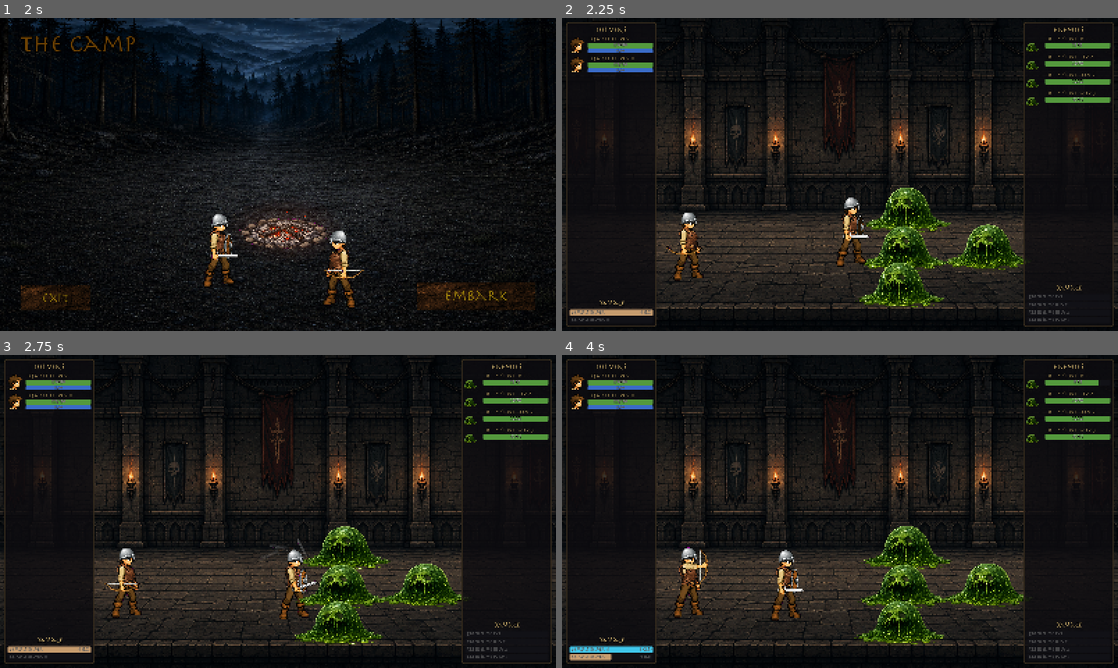
Above: before the commit, frames 1-4 (two rows, left to right).
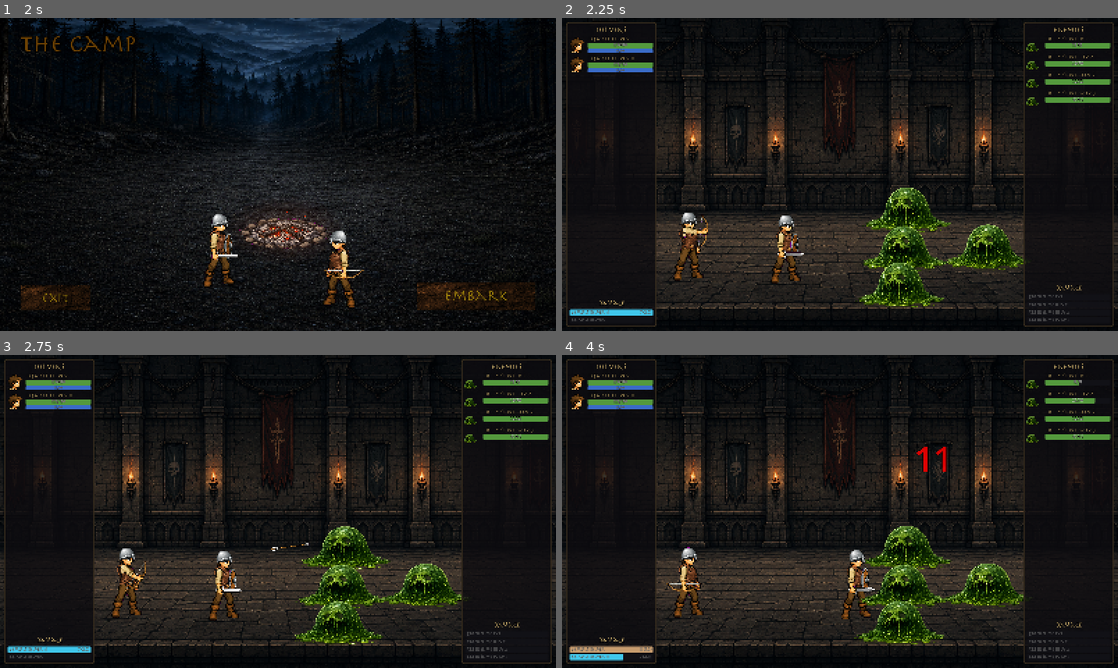
Above: after the commit, the same moments.

Repository: nexzitar/delvers
Game: Godot game, scene res://scenes/menus/menu.tscn
Same seed, same stepped clock (60 frames per second), same inputs: the game is played once before the commit and once after it. Sound files missing from this copy of the repository are replaced by a short silence.
Inputs (mouse positions are in pixels of both pictures, inside the frame that each line leads up to):
- Up to frame 1 (2 s): click "Enter" at 0.5 s; tap Enter at 1.25 s; move the mouse to (400, 158) at 1.27 s; click (400, 158) at 1.42 s
- Up to frame 2 (2.25 s): click "Embark" at 2 s
- Up to frame 3 (2.75 s): no input
- Up to frame 4 (4 s): drag from (728, 527) to (812, 574) at 2.77 s; move the mouse to (895, 442) at 3.52 s; click (895, 442) at 3.67 s

Frame 1 is identical in both runs. In frame 2, 1.8% of the frame differs, in the area x 1-56%, y 57-97%; in frame 3, 1.9%; in frame 4, 2.4%, in the area x 1-99%, y 8-98%.

Commit message:
Gate attacks on range and line of sight.
Weapons gain a reach (pixels; defaults derived from weapon type — bow
320, two-hander 56, one-hander 48) that feeds the entity's weapon_reach
at setup. Skills gain requires_stationary / aoe_radius /
telegraph_duration flags, and Slash / Arrow Shot ranges are retuned to
pixels. Attack validity is distance <= max(skill range, weapon reach),
with projectiles additionally requiring grid line of sight, so archers
stop and fire from range and never shoot through walls. Movement also
re-paths when a consumed path left the unit out of range, and caches
failed searches until the goal tile changes.

Co-Authored-By: Claude Fable 5 <noreply@anthropic.com>

Diff:
--- /dev/null
+++ b/capture/test_range_los.gd
@@ -0,0 +1,51 @@
+extends Node
+
+## Ranged attacks respect line of sight and fire from range: an archer
+## can't shoot through a wall, and in the open it looses arrows long
+## before reaching melee.
+
+func _ready():
+	var bow = load("res://resources/gear/starter_bow.tres")
+	var arrow_shot = load("res://resources/skills/arrow_shot.tres")
+
+	var archer_t = load("res://resources/heroes/default_delver.tres").duplicate(true)
+	archer_t.equipped = {Equip.Position.MAIN_HAND: bow}
+	var skills_arr: Array[SkillDefinition] = [arrow_shot]
+	archer_t.starting_skills = skills_arr
+
+	var slime_t = load("res://resources/enemies/green_slime.tres")
+
+	# A full wall splits the arena: in bow range, but no LoS and no path.
+	var walled = load("res://resources/arenas/open_arena.tres").duplicate()
+	var wall: Array[Vector2i] = []
+	for y in 20:
+		wall.append(Vector2i(15, y))
+	walled.blocked_tiles = wall
+
+	var combat = CombatState.new()
+	combat.setup_combat([archer_t], [slime_t], walled)
+	combat.heroes[0].position = combat.grid.tile_to_world(Vector2i(13, 10))
+	combat.enemies[0].position = combat.grid.tile_to_world(Vector2i(17, 10))
+	assert(combat.heroes[0].weapon_reach > 300.0, "bow reach applied")
+	for i in 100:
+		combat.update(0.1)
+	var hits = combat.combat_log.events.filter(
+		func(e): return e.type == CombatEvent.EventType.DAMAGE
+	)
+	assert(hits.is_empty(), "no shooting through walls")
+
+	# Open field: first blood is an arrow loosed from range, not melee.
+	var combat2 = CombatState.new()
+	combat2.setup_combat([archer_t], [slime_t])
+	var steps := 0
+	while combat2.combat_log.events.all(
+		func(e): return e.type != CombatEvent.EventType.DAMAGE
+	):
+		combat2.update(0.1)
+		steps += 1
+		assert(steps < 600, "combat progresses")
+	var dist = combat2.heroes[0].position.distance_to(combat2.enemies[0].position)
+	assert(dist > 100.0, "fired from range, not melee")
+
+	print("PASS range los")
+	get_tree().quit()
--- /dev/null
+++ b/capture/test_range_los.tscn
@@ -0,0 +1,6 @@
+[gd_scene load_steps=2 format=3]
+
+[ext_resource type="Script" path="res://capture/test_range_los.gd" id="1"]
+
+[node name="TestRangeLos" type="Node"]
+script = ExtResource("1")
--- a/resources/skills/arrow_shot.tres
+++ b/resources/skills/arrow_shot.tres
@@ -12,6 +12,6 @@
 icon = ExtResource("3_icon")
 delivery_type = 1
 projectile_scene = ExtResource("2_arrow")
-range = 8.0
+range = 320.0
 base_min_damage = 1
 base_max_damage = 7
--- a/resources/skills/auto_attack.tres
+++ b/resources/skills/auto_attack.tres
@@ -9,4 +9,5 @@
 skill_id = "auto_attack"
 skill_name = "Slash"
 icon = ExtResource("2_icon")
+range = 48.0
 base_max_damage = 9
--- a/scripts/combat/combat_state.gd
+++ b/scripts/combat/combat_state.gd
@@ -62,9 +62,22 @@
 			best_id = other.entity_id
 	return best_id
 
-## Task 8 gate: melee reach only. Task 9 folds in skill range and LoS.
+func effective_range(attacker, skill) -> float:
+	var skill_range = skill.range if skill else 0.0
+	return maxf(skill_range, attacker.weapon_reach)
+
+## Attack validity: within range, and projectiles need line of sight.
+func can_use_skill_on(attacker, skill, target) -> bool:
+	var dist = attacker.position.distance_to(target.position)
+	if dist > effective_range(attacker, skill):
+		return false
+	if skill and skill.delivery_type == SkillDefinition.DeliveryType.PROJECTILE:
+		return grid.has_los(attacker.position, target.position)
+	return true
+
 func in_attack_range(attacker, target) -> bool:
-	return attacker.position.distance_to(target.position) <= attacker.weapon_reach
+	var skill = attacker.skills[0] if not attacker.skills.is_empty() else null
+	return can_use_skill_on(attacker, skill, target)
 
 # --- Movement ---------------------------------------------------------
 
@@ -79,14 +92,22 @@
 	if entity.is_rooted():
 		return
 
-	# Re-path only when the target has moved to a different tile.
+	# Re-path when the target moved to a different tile, or when the
+	# path was walked to the end but we're still out of range (e.g.
+	# separation pushed us off). A failed search is cached until the
+	# goal tile changes, so unreachable targets don't re-search every tick.
 	var goal = grid.world_to_tile(target.position)
-	if entity.path.is_empty() or entity.path_goal != goal:
+	if entity.path_goal != goal:
 		entity.path = pathfinder.find_path(
 			grid.world_to_tile(entity.position), goal
 		)
 		entity.path_index = 0
 		entity.path_goal = goal
+	elif not entity.path.is_empty() and entity.path_index >= entity.path.size():
+		entity.path = pathfinder.find_path(
+			grid.world_to_tile(entity.position), goal
+		)
+		entity.path_index = 0
 	if entity.path.is_empty():
 		return
 
@@ -259,6 +280,8 @@
 			and hero.main_weapon.attack_speed > 0.0
 			else hero_template.base_attack_interval
 		)
+		if hero.main_weapon:
+			hero.weapon_reach = hero.main_weapon.effective_reach()
 		hero.attack_timer = hero.attack_interval
 		hero.off_attack_timer = hero.off_weapon.attack_speed if hero.off_weapon else 0.0
 
--- a/scripts/data/gear_definition.gd
+++ b/scripts/data/gear_definition.gd
@@ -60,6 +60,20 @@
 @export var damage_max: int = 0
 ## Seconds per swing. Only meaningful for weapons; 0 elsewhere.
 @export var attack_speed: float = 0.0
+## Attack reach in world pixels. 0 derives a default from weapon_type.
+@export var reach: float = 0.0
+
+func effective_reach() -> float:
+	if reach > 0.0:
+		return reach
+	match weapon_type:
+		WeaponType.BOW:
+			return 320.0
+		WeaponType.TWO_HANDED:
+			return 56.0
+		WeaponType.ONE_HANDED:
+			return 48.0
+	return 0.0
 
 func effective_damage_min() -> int:
 	if damage_max > 0 or damage_min > 0:
--- a/scripts/data/skill_definition.gd
+++ b/scripts/data/skill_definition.gd
@@ -49,6 +49,12 @@
 @export var projectile_scene: PackedScene
 
 @export var range: float = 1.5
+## Casting locks the caster in place (baseline for ranged/spells).
+@export var requires_stationary: bool = true
+## AoE effect radius in world pixels (0 = single target).
+@export var aoe_radius: float = 0.0
+## Wind-up shown on the battlefield before an AoE lands.
+@export var telegraph_duration: float = 0.0
 @export var mana_cost: int = 0
 @export var base_min_damage: int
 @export var base_max_damage: int
